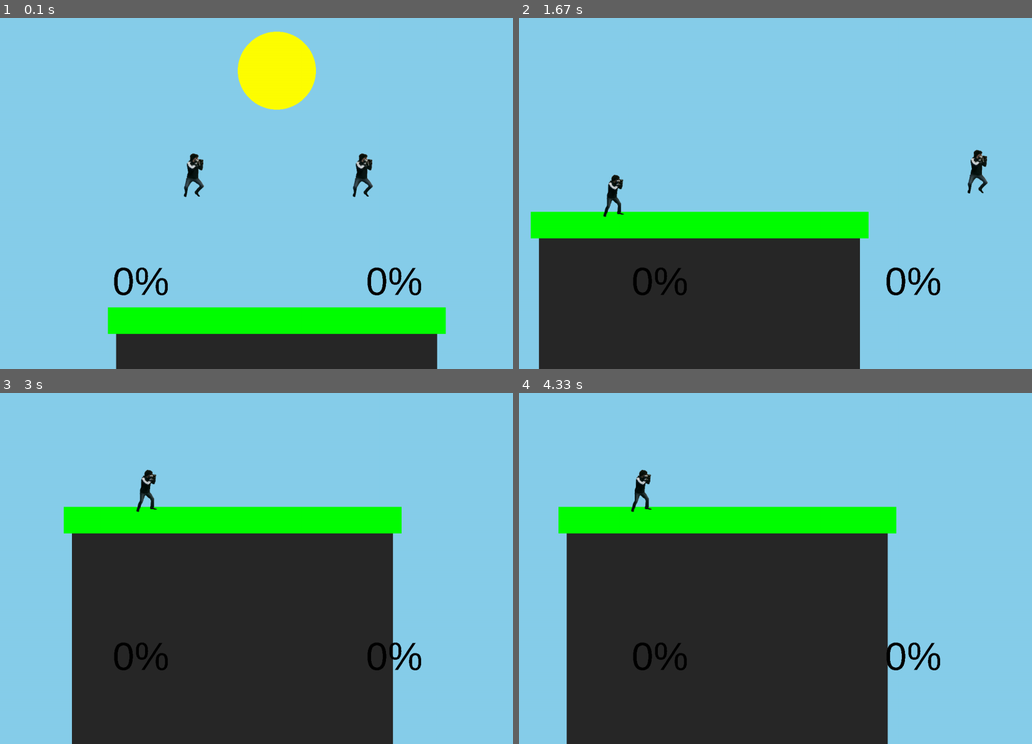
Above: before the commit, frames 1-4 (two rows, left to right).
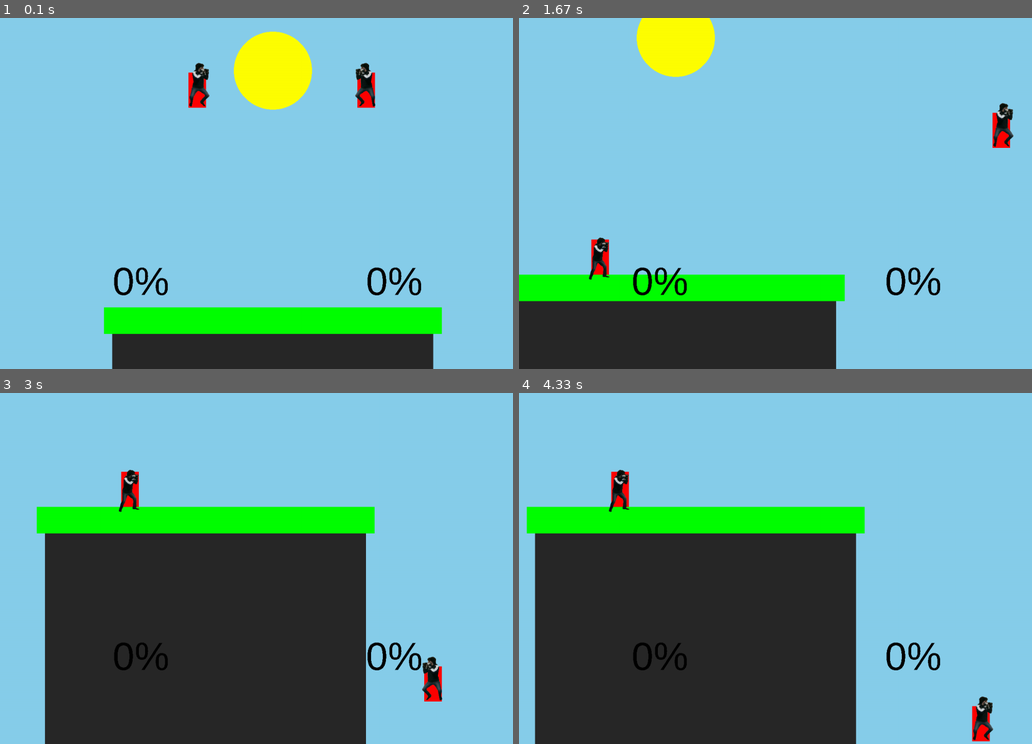
Above: after the commit, the same moments.

Repository: Isaac-Muscat/Pygame-Smash-Bros-Platformer
Game: pygame game, started from src/main.py
The game is run twice, just before and just after one commit, with the same random seed, the same clock (stepped at 60 frames per second) and the same inputs.
Inputs:
- Up to frame 1 (0.1 s): no input
- Up to frame 2 (1.67 s): hold Right 0.33-0.8 s; hold Up 0.83-1.13 s; hold Right 1.17-1.63 s
- Up to frame 3 (3 s): hold Left 1.67-2.2 s; hold Down 2.23-2.53 s; hold Left 2.57-2.97 s
- Up to frame 4 (4.33 s): hold Up 3-3.37 s; hold Right 3.4-4.03 s; hold Down from 4.07 s (still down)

The runs differ from the first frame. In frame 1, 2.1% of the frame differs, in the area x 20-87%, y 3-100%; in frame 2, 21%, in the area x 0-97%, y 0-100%; in frame 3, 8.1%; in frame 4, 9.6%.

Commit message:
Organization and animation.

Diff:
--- a/src/gameobjects/obstacles/obstacles.py
+++ b/src/gameobjects/obstacles/obstacles.py
@@ -7,6 +7,12 @@
     def __init__(self, x1, y1, x2, y2, color):
         super().__init__(x1, y1, x2, y2)
         self.color = color
+
+    def player_has_fallen_off(self, player):
+        if player.collider.p1.x > self.p2.x or player.collider.p2.x < self.p1.x:
+            return True
+        else:
+            return False
 
     def player_collided_from_top(self, player):
         if player.velocity.y > 0 and not player.collider.p2.x < self.p1.x and not player.collider.p1.x > self.p2.x and self.p1.y <= player.collider.p2.y:
--- a/src/gameobjects/obstacles/platform.py
+++ b/src/gameobjects/obstacles/platform.py
@@ -4,17 +4,3 @@
 class Platform(Obstacle):
     def __init__(self, x1, y1, x2, y2, color):
         super().__init__(int(x1), int(y1), int(x2), int(y2), color)
-
-    def handle_player_collision(self, player, time):
-        if self.player_collided_from_top(player):
-            player.jumps_left = player.jumps
-            player.velocity.y = 0
-            player.position.y = self.p1.y - player.collider.height
-            player.grounded = True
-
-        elif player.velocity.y < player.max_fallspeed:
-            player.add_gravity(player.gravity_coef)
-
-        player.add_friction(player.friction_coef)
-        player.add_drag(player.drag_coef)
-        player.update(time)
--- /dev/null
+++ b/src/gameobjects/players/attacks.py
@@ -0,0 +1,34 @@
+import physics.collider2 as col
+import physics.vector2 as vec
+import settings as s
+
+class Attack(col.BoxCollider2):
+    def __init__(self, x1, y1, x2, y2, **settings):
+        super().__init__(x1, y1, x2, y2)
+
+        # Lag measured in frames
+        self.pre_lag = settings.get('pre_lag',0)
+        self.peri_lag = settings.get('peri_lag',s.FPS/2)
+        self.post_lag = settings.get('post_lag',0)
+        self.total_lag = self.pre_lag+self.peri_lag+self.post_lag
+
+        self.percent_damage = settings.get('percent_damage',10)
+        self.knockback_multiplier = settings.get('knockback_force',100)
+        self.knockback_direction = settings.get('knockback_direction', vec.Vector2(1, 1).normalize())
+
+class NormalAttack(Attack):
+    def __init__(self, p_center_x, p_center_y, **settings): # p stands for 'player' - Ex: player_x
+        # Local is position relative to player or the offset
+        settings['peri_lag'] = s.FPS/6
+        self.local_p1 = settings.get('local_p1', vec.Vector2(0, 0))
+        self.local_p2 = settings.get('local_p2', vec.Vector2(0, 0))
+        super().__init__(p_center_x+self.local_p1.x, p_center_y+self.local_p1.y,
+                         p_center_x+self.local_p2.x, p_center_y+self.local_p2.y, **settings)
+
+    def set_position_from_player(self, player):
+        if player.direction_facing == -1:
+            x_offset = -self.width
+        else:
+            x_offset = 0
+
+        self.set_position(player.collider.center.x+x_offset, player.collider.center.y-self.height+max(self.local_p1.y, self.local_p2.y))
--- a/src/gameobjects/players/isaac.py
+++ b/src/gameobjects/players/isaac.py
@@ -5,8 +5,8 @@
 
 
 class Isaac(Player):
-    def __init__(self, x, y, key_bindings):
-        super().__init__(x, y, key_bindings)
+    def __init__(self, x, y, key_bindings, **settings):
+        super().__init__(x, y, key_bindings, **settings)
 
     def process_inputs(self, event_keys, keys):
         for key in event_keys:
--- a/src/gameobjects/players/jonah.py
+++ b/src/gameobjects/players/jonah.py
@@ -1,15 +1,19 @@
 from player import Player
 import physics.vector2 as vec
+import attacks as a
 import pygame
+import settings as s
 
 
 class Jonah(Player):
-    def __init__(self, x, y, key_bindings):
-        super().__init__(x, y, key_bindings)
+    def __init__(self, x, y, key_bindings, **settings):
+        settings['width']=45
+        settings['height']=90
+        super().__init__(x, y, key_bindings, **settings)
         self.sprites = {'jump':pygame.image.load("sprites/Jonah/jump1.png"),
                         'walk':[pygame.image.load("sprites/Jonah/walk2.png"), pygame.image.load("sprites/Jonah/stand1.png")],
                         'stand':pygame.image.load("sprites/Jonah/stand1.png"),
-                        'attack':pygame.image.load("sprites/Jonah/latk.png")}
+                        'forward_tilt':pygame.image.load("sprites/Jonah/normalAttacks/forward_tilt.png")}
 
         self.frame_count = 0
         self.time_between_frames = 10
@@ -20,35 +24,66 @@
                 self.jumps_left -= 1
                 self.velocity.y = 0
                 self.add_force(self.jump_force)
-                self.grounded = False
+                self.grounded_on = None
             if key == self.key_bindings['down'] and self.frames_in_tumble == 0:
                 self.velocity.y = 0
                 self.add_force(vec.multiply(self.jump_force, -0.5))
+
             if key == self.key_bindings['attack'] and self.frames_in_tumble == 0 and self.attack_frames == 0:
-                self.attack_frames = 15
+                self.attack_collider = self.get_normal_attack()
+                self.attack_frames = self.attack_collider.total_lag
+                self.attacking = True
+            if key == self.key_bindings['heavy'] and self.frames_in_tumble == 0 and self.attack_frames == 0:
+                pass # self.attack_collider = self.get_heavy_attack()
 
-        if keys[self.key_bindings['left']] and self.velocity.x > -self.max_runspeed and self.frames_in_tumble == 0:
-            if self.velocity.x>0 and self.grounded:
+        if keys[self.key_bindings['left']] and self.velocity.x > -self.max_runspeed and self.frames_in_tumble == 0 and self.attack_frames==0:
+            if self.velocity.x > 0 and self.grounded_on:
                 run_force = vec.multiply(self.run_force, -5)
             else:
                 run_force = vec.multiply(self.run_force, -1)
             self.add_force(run_force)
             self.direction_facing = -1
 
-        if keys[self.key_bindings['right']] and self.velocity.x < self.max_runspeed and self.frames_in_tumble == 0:
-            if self.velocity.x < 0 and self.grounded:
+        if keys[self.key_bindings['right']] and self.velocity.x < self.max_runspeed and self.frames_in_tumble == 0 and self.attack_frames==0:
+            if self.velocity.x < 0 and self.grounded_on:
                 run_force = vec.multiply(self.run_force, 5)
             else:
                 run_force = self.run_force
             self.add_force(run_force)
             self.direction_facing = 1
 
+    def get_forward_tilt_attack(self):
+        offset_1 = vec.Vector2(0, -self.collider.height*0.5)
+        offset_2 = vec.Vector2(2*self.collider.width, -self.collider.height*0.1)
+        return a.NormalAttack(self.collider.center.x, self.collider.center.y, local_p1=offset_1, local_p2=offset_2)
+
+    # Put all logic for normal attacks here like tilt and arial attacks
+    def get_normal_attack(self):
+
+        # Put all tilt attacks here
+        if self.grounded_on:
+
+            if self.velocity.x != 0:
+                return self.get_forward_tilt_attack()
+
+            # Neutral tilt
+            else:
+                return self.get_forward_tilt_attack()
+
+
+        # Put all arial attacks here
+        else:
+
+            # TODO add arial attacks
+            return self.get_forward_tilt_attack() # TEMPORARY
+
     def draw(self, screen):
+        if s.DEBUG: self.collider.draw_collider(screen, s.RED)
+        if self.attack_frames > 0:
+            self.image = self.sprites['forward_tilt']
 
-        if self.attack_frames > 0:
-            self.image = self.sprites['attack']
         # In the air
-        elif not self.grounded:
+        elif not self.grounded_on:
             self.image = self.sprites['jump']
         # Walking
         elif round(self.velocity.x, 1) != 0:
@@ -64,4 +99,4 @@
         # Change direction of sprites
         if self.direction_facing == -1:
             self.image = pygame.transform.flip(self.image, True, False)
-        screen.blit(self.image, [self.position.x - 75, self.position.y - 75])
+        screen.blit(self.image, [self.position.x-51, self.position.y-35])
--- a/src/gameobjects/players/player.py
+++ b/src/gameobjects/players/player.py
@@ -7,34 +7,34 @@
 
 
 class Player(Rigidbody):
-    def __init__(self, x, y, key_bindings, width=25, height=50, mass=10, jumps=4, direction_facing=1,
-                 drag_coef=0.3, friction_coef=0.05, gravity_coef=0.3, max_runspeed=0.5, max_fallspeed=0.7,
-                 jump_force=Vector2(0, -10), run_force=Vector2(0.25, 0)):
-        super().__init__(int(x), int(y), mass)
-
+    def __init__(self, x, y, key_bindings,**settings):
+        super().__init__(int(x), int(y), settings.get('mass', 10))
         self.key_bindings = key_bindings
 
-        self.max_fallspeed = max_fallspeed
-        self.max_runspeed = max_runspeed
-        self.gravity_coef = gravity_coef
-        self.friction_coef = friction_coef
-        self.drag_coef = drag_coef
-        self.jump_force = jump_force
-        self.run_force = run_force
-        self.jumps = jumps
-        self.jumps_left = jumps
+        self.max_fallspeed = settings.get('max_fallspeed', 0.7)
+        self.max_runspeed = settings.get('max_runspeed', 0.8)
+        self.gravity_coef = settings.get('gravity_coef', 0.22)
+        self.friction_coef = settings.get('friction_coef', 0.05)
+        self.drag_coef = settings.get('drag_coef', 0.3)
+        self.jump_force = settings.get('jump_force', Vector2(0, -10))
+        self.run_force = settings.get('run_force', Vector2(0.3, 0))
+        self.jumps = settings.get('jumps', 4)
+        self.jumps_left = self.jumps
 
         self.attack_frames = 0
+
         self.frames_in_tumble = 0
-        self.direction_facing = direction_facing  # 1 for player facing right and -1 for player facing left
-        self.grounded = False      # True if player is on ground and False if in the air
+        self.direction_facing = settings.get('direction_facing', 1)  # 1 for player facing right and -1 for player facing left
+        self.grounded_on = None      # Holds obstacle if player is on a ground and None if in the air
 
         self.lives = 3
         self.damage_percentage = 0
 
-        self.size = (width, height)
+        self.size = (settings.get('width',25), settings.get('height', 50))
         self.collider = BoxCollider2(self.position.x, self.position.y, self.position.x + self.size[0],
                                      self.position.y + self.size[1])
+
+        self.attack_collider = None
         self.prev_collider = self.collider.clone()
 
     def draw(self, screen):
@@ -43,19 +43,27 @@
     def update(self, time):
         super().update(time)
 
-        # Update prev collider position for interpollation
+        # Update previous collider position for interpollation
         self.prev_collider.set_position(self.collider.p1.x, self.collider.p1.y)
 
         # Update collider position based on physics
         self.collider.set_position(int(self.position.x), int(self.position.y))
 
+        # Update attack collider position
+        if self.attack_collider is not None:
+            self.attack_collider.set_position_from_player(self)
+
         # Update tumble/stun duration
         if self.frames_in_tumble > 0:
             self.frames_in_tumble -= time * s.FPS / 1000
             self.frames_in_tumble = vec.clamp(self.frames_in_tumble, 0, 100000)
+
+        # Update attack duration or Delete attack when finished
         if self.attack_frames > 0:
             self.attack_frames -= time*s.FPS/1000
             self.attack_frames = vec.clamp(self.attack_frames, 0, 100000)
+        else:
+            self.attack_collider=None
 
     def normal_attack(self):
         pass
--- a/src/scenes.py
+++ b/src/scenes.py
@@ -89,13 +89,13 @@
     # TODO Must add a list of players and change organization of functions into individual player classes
     def __init__(self):
         super().__init__()
-
+        self.percent_font = pygame.font.SysFont("Arial", 100)
         self.map_s = (int(s.s_s[0] * s.map_multiplier), int(s.s_s[1] * s.map_multiplier))
         self.offset = ((self.map_s[0] - s.s_s[0]) / 2, (self.map_s[1] - s.s_s[1]) / 2)
         self.buffer = pygame.surface.Surface(self.map_s)
 
-        self.players = [j.Jonah(self.map_s[0] * 0.4, self.map_s[1] * 0.3, s.p1_bindings),
-                        j.Jonah(self.map_s[0] * 0.6, self.map_s[1] * 0.3, s.p2_bindings)]
+        self.players = [j.Jonah(self.map_s[0] * 0.4, self.map_s[1] * 0.1, s.p1_bindings),
+                        j.Jonah(self.map_s[0] * 0.6, self.map_s[1] * 0.1, s.p2_bindings, direction_facing=-1)]
 
         self.obstacles = [platform.Platform(self.map_s[0] * 0.3, self.map_s[1] * 0.6, self.map_s[0] * 0.7, self.map_s[1] * 0.55, s.GREEN),
                           wall.Wall(self.map_s[0] * 0.31, self.map_s[1] * 0.6, self.map_s[0] * 0.69, self.map_s[1], s.GREY)]
@@ -114,15 +114,30 @@
     def update(self, time):
         for player in self.players:
             for obstacle in self.obstacles:
-                obstacle.handle_player_collision(player, time)
+                if obstacle.player_collided_from_top(player):
+                    player.jumps_left = player.jumps
+                    player.velocity.y = 0
+                    player.position.y = obstacle.p1.y - player.collider.height
+                    player.grounded_on = obstacle
+                elif player.grounded_on==obstacle and obstacle.player_has_fallen_off(player):
+                    player.grounded_on = None
+
+            if player.velocity.y < player.max_fallspeed and player.grounded_on is None:
+                player.add_gravity(player.gravity_coef)
+
+            player.add_friction(player.friction_coef)
+            player.add_drag(player.drag_coef)
+            player.update(time)
 
         # Uncomment for players to face each other disregarding input
-        '''if self.players[0].position.x < self.players[1].position.x:
+        '''
+        if self.players[0].position.x < self.players[1].position.x:
             self.players[0].direction_facing = 1
             self.players[1].direction_facing = -1
         elif self.players[0].position.x > self.players[1].position.x:
             self.players[0].direction_facing = -1
-            self.players[1].direction_facing = 1'''
+            self.players[1].direction_facing = 1
+        #'''
 
     def display(self, screen):
         # Display background
@@ -134,6 +149,8 @@
             obstacle.draw_collider(self.buffer)
         for player in self.players:
             player.draw(self.buffer)
+            if player.attack_collider is not None and s.DEBUG:
+                player.attack_collider.draw_collider(self.buffer, s.BLACK)
 
         # Handle translating the camera view
         dist_x = (self.players[0].collider.center.x + self.players[1].collider.center.x) / 2
@@ -147,7 +164,6 @@
 
         # Display health
         for i in range(len(self.players)):
-            font = pygame.font.SysFont("Arial", 100)
-            stats = font.render(str(self.players[i].damage_percentage) + '%', False, (0, 0, 0))
+            stats = self.percent_font.render(str(self.players[i].damage_percentage) + '%', False, (0, 0, 0))
             center = stats.get_rect(center=(self.offset[0]+self.map_s[0] * 0.3 * i, self.map_s[1] * 0.5))
             screen.blit(stats, center)
Renamed: sprites/Jonah/latk.png -> sprites/Jonah/normalAttacks/forward_tilt.png
